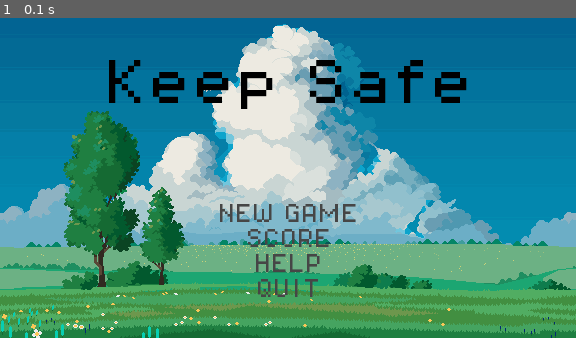
Above: before the commit, frame 1.
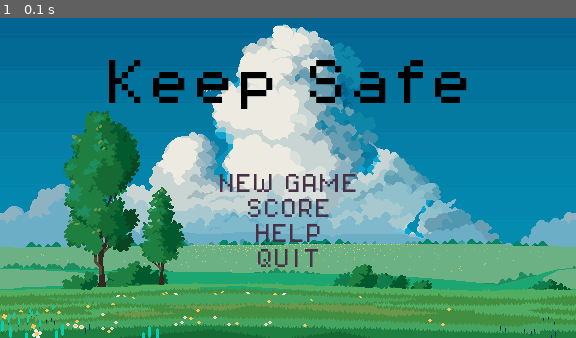
Above: after the commit, the same moment.

Repository: RyanMartinsOne/pygame
Game: pygame game, started from main.py
Two runs of this game, one before a commit and one after it. Both use one fixed random seed, a clock stepped at 60 frames per second and the inputs below.
Inputs:
- Up to frame 1 (0.1 s): no input

The runs differ from the first frame. In frame 1, 2.4% of the frame differs, in the area x 38-62%, y 48-88%.

Commit message:
feat(menu): Changing menu position and color

Diff:
--- a/code/Const.py
+++ b/code/Const.py
@@ -1,6 +1,6 @@
 # C
 COLOR_BLACK = (0,0,0)
-COLOR_GRAY = (70,70,70)
+COLOR_GRAY = (70,50,70)
 COLOR_WHITE = (255,255,255)
 
 # M
--- a/code/Menu.py
+++ b/code/Menu.py
@@ -29,7 +29,7 @@
                     MENU_OPTIONS[i],
                     20,
                     COLOR_GRAY,
-                    ((WINDOW_WIDTH / 2), 200 + 25 * i)
+                    ((WINDOW_WIDTH / 2), 170 + 25 * i)
                 )
 
             pygame.display.flip()
